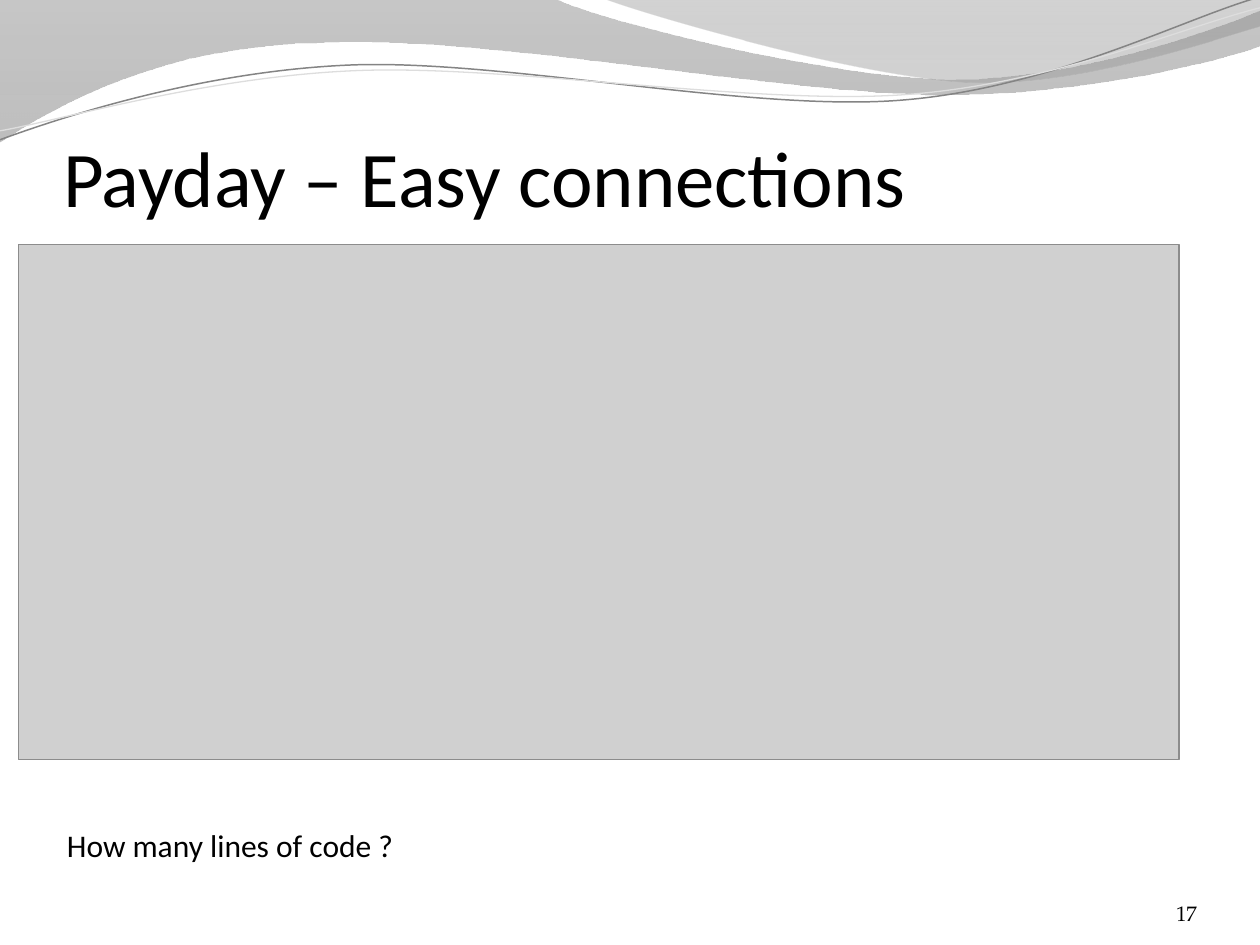
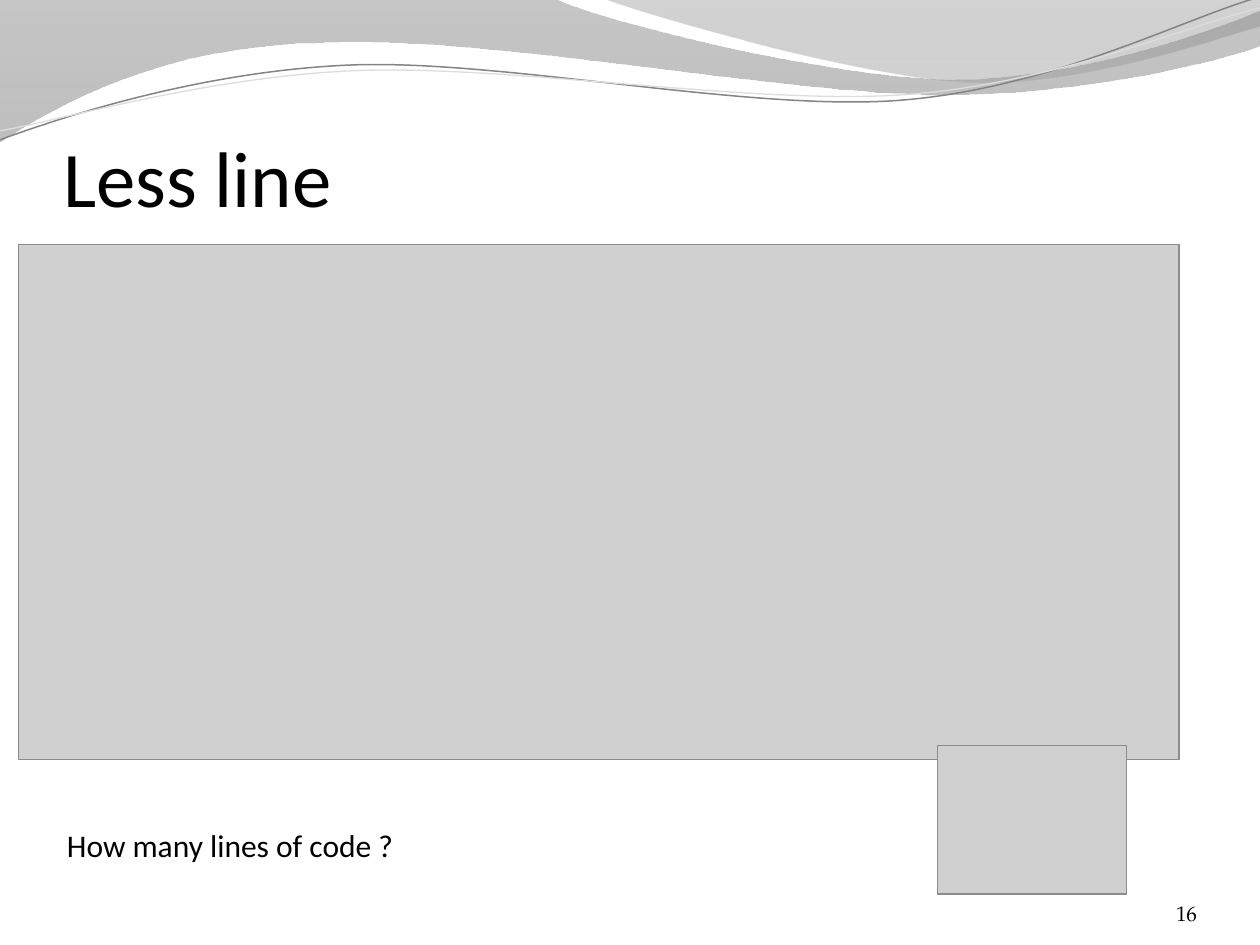
Before and after one commit to SpinalHDL/SpinalDoc, a slide deck: slide 16 of presentation/en/changes_arguments.pptx (slide 17 before the commit). Drawn at 1260x945 pixels with LibreOffice and Linux fonts; fonts in the diff are those of the drawing; grey boxes stand for pictures; background and template pictures are left out. Boxes give left, top, right and bottom in pixels: in the first picture for what was removed or moved away, otherwise in the second. Text is boxed around its words. In the diff, an @@ line names an element or a change of style, - is before the commit and + after.

```diff
--- a/presentation/en/changes_arguments.pptx
+++ b/presentation/en/changes_arguments.pptx
@@ title at [63,152,332,208]: text changed @@
-Payday – Easy connections
+Less line
@@ picture added at [937,746,1126,895] @@
@@ page number at [1176,906,1197,922]: text changed @@
-17
+16
```
Also in this commit, not shown: 16 other slides changed, 3 slides added, 1 slide removed, 3 other files.
